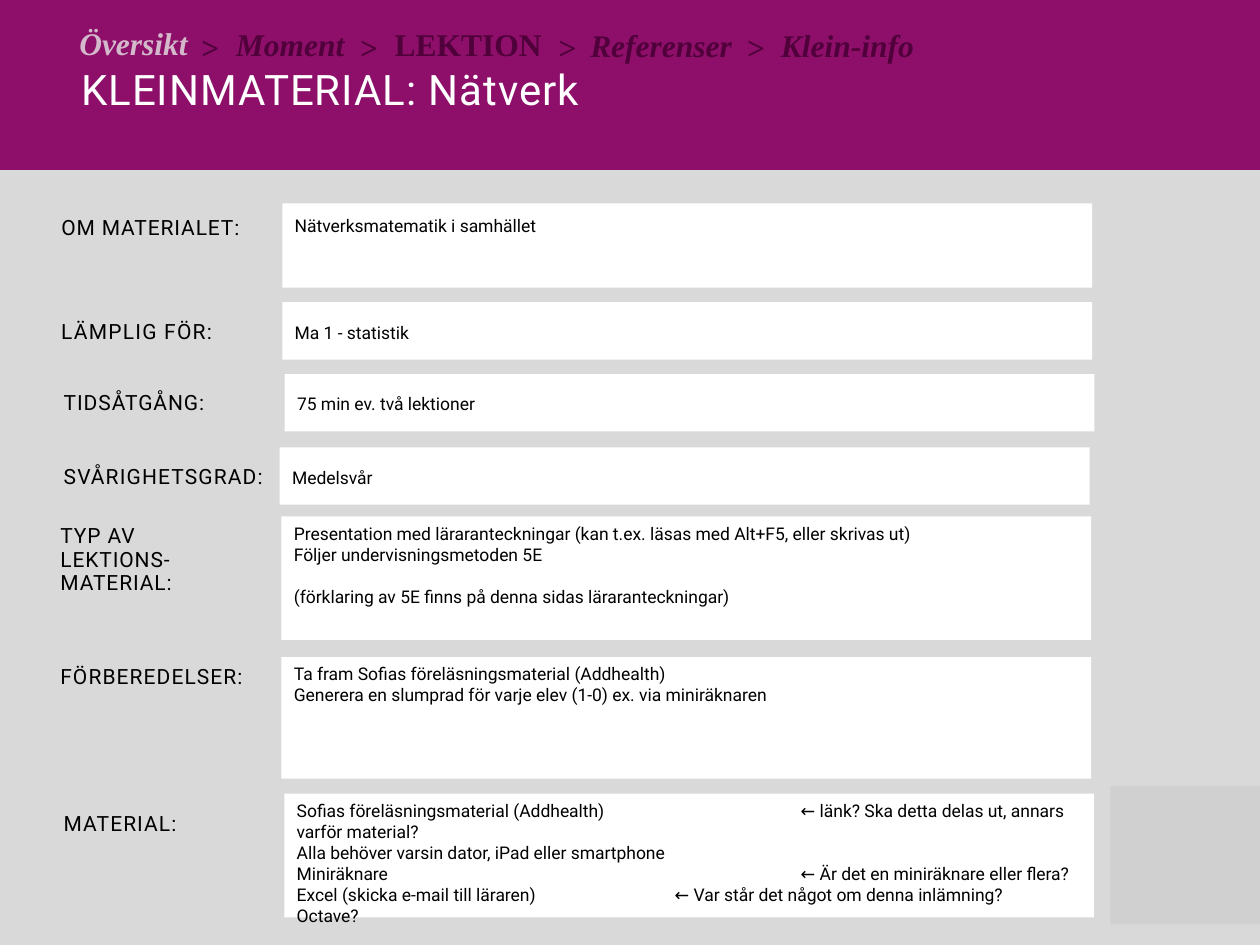
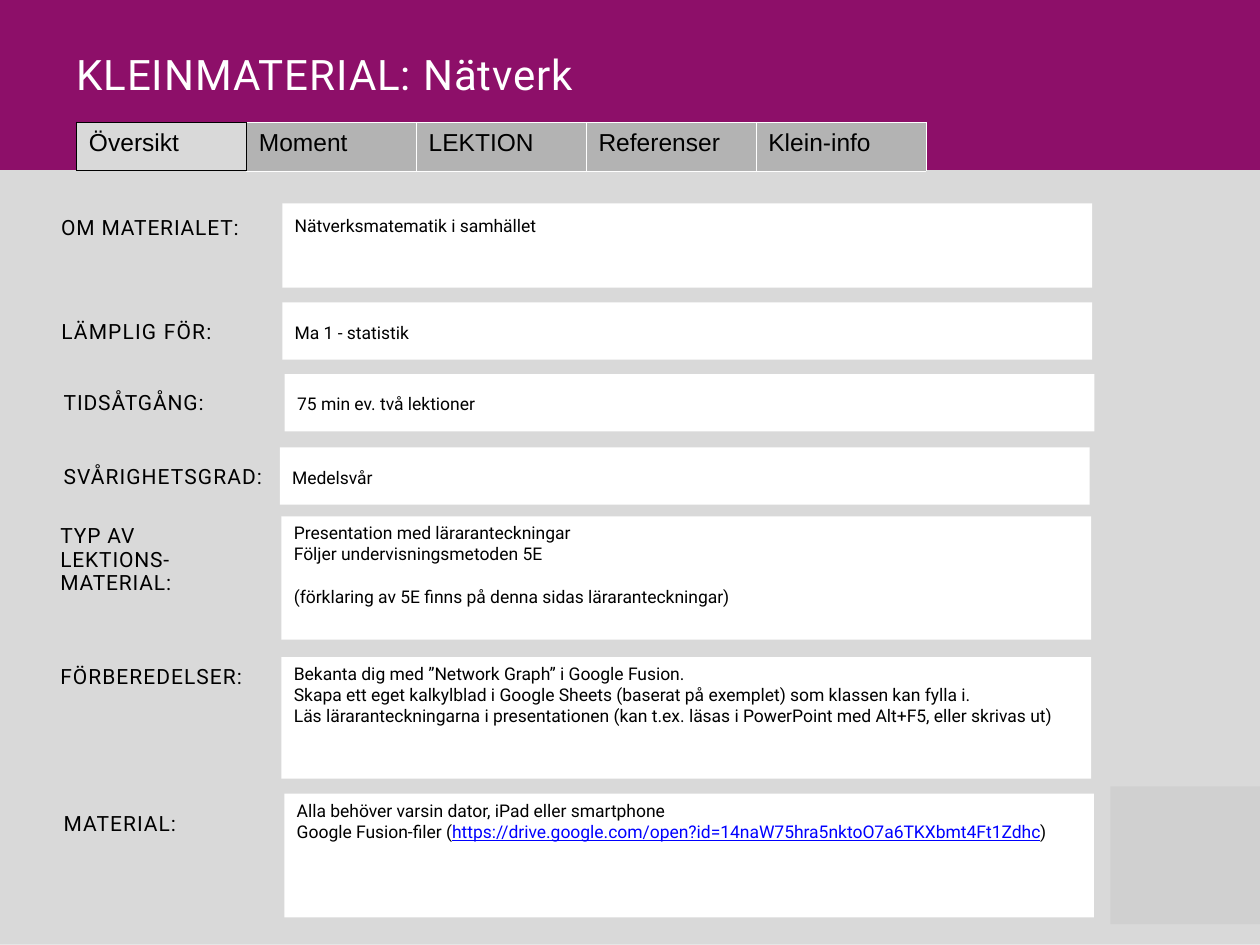
Before and after one commit to Niwsters/teaching-materials-thesis, a slide deck: slide 1 of revisions/2017-nätverk/material_nätverk_revision.pptx. Drawn at 1260x945 pixels with LibreOffice and Linux fonts; fonts in the diff are those of the drawing; grey boxes stand for pictures. Boxes give left, top, right and bottom in pixels: in the first picture for what was removed or moved away, otherwise in the second. Text is boxed around its words. In the diff, an @@ line names an element or a change of style, - is before the commit and + after.

Commit message:
Completed a revision on nätverk, polished a part in Discussion and locked ASD-picture so that it would show up in the correct spot.

```diff
--- a/revisions/2017-nätverk/material_nätverk_revision.pptx
+++ b/revisions/2017-nätverk/material_nätverk_revision.pptx
@@ group removed at <box>79,28,781,59</box>: 5 texts @@
->
-Översikt
->
->
->
@@ text "KLEINMATERIAL: Nätverk": place and size @@
-text "KLEINMATERIAL: Nätverk" at <box>81,73,579,106</box>
+text "KLEINMATERIAL: Nätverk" at <box>76,58,573,91</box>
@@ table added at <box>77,122,927,170</box>, 1 rows, 5 columns @@
+Översikt | Moment | LEKTION | Referenser | Klein-info
@@ text in freeform shape at <box>294,526,570,543</box>: text changed @@
-Presentation med läraranteckningar (kan t.ex. läsas med Alt+F5, eller skrivas ut)
+Presentation med läraranteckningar
@@ text in freeform shape at <box>294,667,1051,726</box>: text changed @@
-Ta fram Sofias föreläsningsmaterial (Addhealth)
-Generera en slumprad för varje elev (1-0) ex. via miniräknaren
+Bekanta dig med ”Network Graph” i Google Fusion.
+Skapa ett eget kalkylblad i Google Sheets (baserat på exemplet) som klassen kan fylla i.
+Läs läraranteckningarna i presentationen (kan t.ex. läsas i PowerPoint med Alt+F5, eller skrivas ut)
@@ text in freeform shape at <box>297,803,1064,838</box>: paragraph removed @@
-Sofias föreläsningsmaterial (Addhealth) ← länk? Ska detta delas ut, annars varför material?
@@ text in freeform shape at <box>297,824,1046,842</box>: text changed; text colour #000000 to #0000FF @@
-Miniräknare ← Är det en miniräknare eller flera?
-Excel (skicka e-mail till läraren) ← Var står det något om denna inlämning?
-Octave?
+Google Fusion-filer (https://drive.google.com/open?id=14naW75hra5nktoO7a6TKXbmt4Ft1Zdhc)
```
Also in this commit, not shown: 9 other slides changed, 2 other files.
